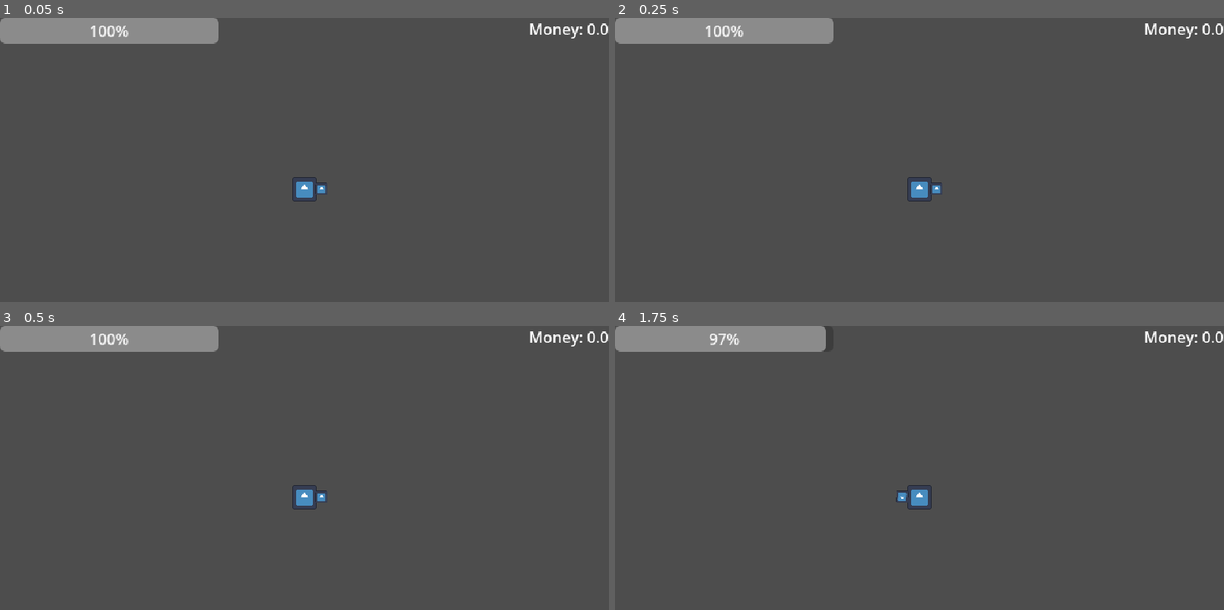
Above: before the commit, frames 1-4 (two rows, left to right).
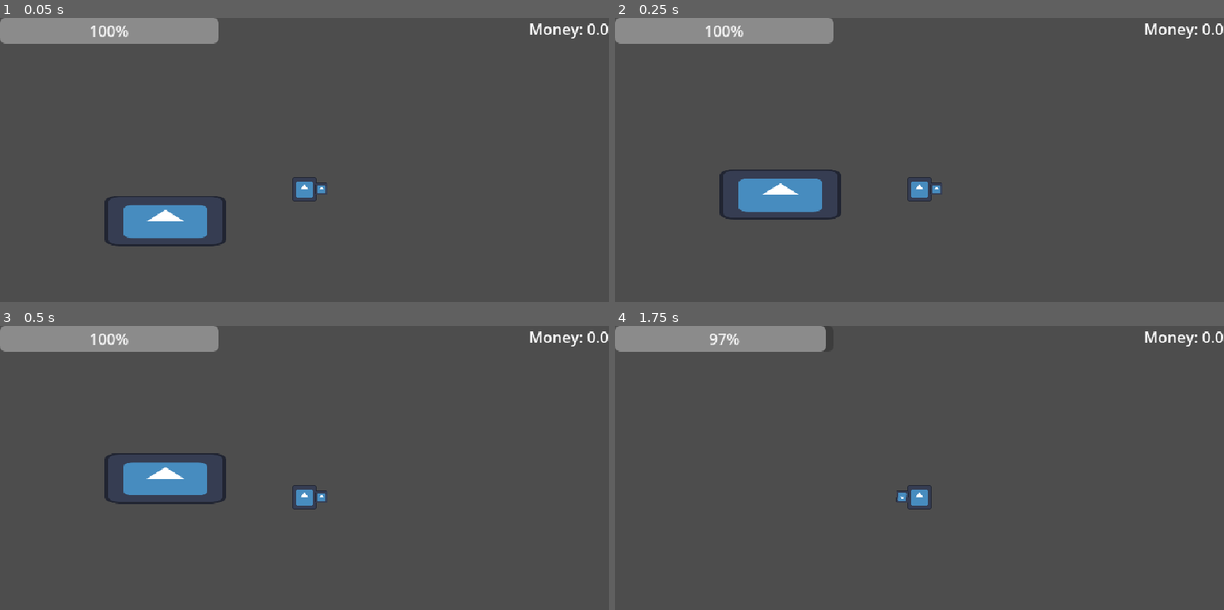
Above: after the commit, the same moments.

Repository: ahcinNejc/gwj-99
Game: Godot game, scene res://Testing/TestLevel.tscn
The game is run twice, just before and just after one commit, with the same random seed, the same clock (stepped at 60 frames per second) and the same inputs. The engine's default icon, where the game draws it, is replaced by a stand-in: a white triangle on a blue panel in a dark square.
Inputs (mouse positions are in pixels of both pictures, inside the frame that each line leads up to):
- Up to frame 1 (0.05 s): no input
- Up to frame 2 (0.25 s): no input
- Up to frame 3 (0.5 s): no input
- Up to frame 4 (1.75 s): move the mouse to (1053, 479) at 0.52 s; press the mouse at (1053, 479) at 0.53 s; hold D (move_right) from 0.53 s (still down); tap Space (jump) at 0.77, 1.07, 1.52, 1.55 s; tap E (interact, bound only after the commit) at 0.8, 1.35 s; move the mouse to (797, 513) at 1.27 s; release the mouse at (797, 513) at 1.28 s

The runs differ from the first frame. In frame 1, 2.1% of the frame differs, in the area x 17-38%, y 62-81%; in frame 2, 2.1%; in frame 3, 2.0%; in frame 4, nothing differs.

Commit message:
Added basic shop UI and functionality

Diff:
--- a/diging-game/Autoloads/EventBus.gd
+++ b/diging-game/Autoloads/EventBus.gd
@@ -10,3 +10,7 @@
 signal ore_inventory_changed(current_inventory)
 
 signal money_changed(current_money)
+
+
+signal shop_opened
+signal shop_closed
--- a/diging-game/Scripts/player.gd
+++ b/diging-game/Scripts/player.gd
@@ -45,9 +45,11 @@
 
 var resources: Array = [BRONZE, SILVER, GOLD]
 
-
+var in_shop: bool = false
 
 func _ready() -> void:
+	EventBus.shop_opened.connect(on_shop_opened)
+	EventBus.shop_closed.connect(on_shop_closed)
 	if drill_timer:
 		drill_timer.wait_time = drill_interval
 
@@ -58,10 +60,11 @@
 		GameState.sell_all_ores()
 
 func _process(delta: float) -> void:
-	if Input.is_action_pressed("Dig"):
-		try_drilling(delta)
-	if Input.is_action_just_released("Dig"):
-		drill_timer.stop()
+	if not in_shop:
+		if Input.is_action_pressed("Dig"):
+			try_drilling(delta)
+		if Input.is_action_just_released("Dig"):
+			drill_timer.stop()
 
 
 
@@ -70,17 +73,25 @@
 	if not is_on_floor():
 		velocity += get_gravity() * delta
 
-	handle_jump(delta)
+	if not in_shop:
+		handle_jump(delta)
 
-	# Get the input direction and handle the movement/deceleration.
-	# As good practice, you should replace UI actions with custom gameplay actions.
-	var direction := Input.get_axis("move_left", "move_right")
-	if direction:
-		velocity.x = direction * SPEED
-	else:
-		velocity.x = move_toward(velocity.x, 0, SPEED)
+		# Get the input direction and handle the movement/deceleration.
+		# As good practice, you should replace UI actions with custom gameplay actions.
+		var direction := Input.get_axis("move_left", "move_right")
+		if direction:
+			velocity.x = direction * SPEED
+		else:
+			velocity.x = move_toward(velocity.x, 0, SPEED)
 
 	move_and_slide()
+
+
+func on_shop_opened() -> void:
+	in_shop = true
+
+func on_shop_closed() -> void:
+	in_shop = false
 
 
 func take_damage(amount: float) -> void:
--- a/diging-game/Testing/TestLevel.tscn
+++ b/diging-game/Testing/TestLevel.tscn
@@ -4,12 +4,16 @@
 [ext_resource type="Script" uid="uid://tvhquhkwjrsp" path="res://scripts/UI/energy_bar.gd" id="2_upd6l"]
 [ext_resource type="Script" uid="uid://dy13pe5ursemt" path="res://scripts/UI/ores_container.gd" id="3_rth07"]
 [ext_resource type="PackedScene" uid="uid://bip5srg2q6vbp" path="res://scenes/UI/OreInventoryIcon.tscn" id="4_rth07"]
+[ext_resource type="PackedScene" uid="uid://d0pq1hswftwuv" path="res://scenes/shop.tscn" id="5_gmwrx"]
 [ext_resource type="Script" uid="uid://c0thfc58ykevm" path="res://testing/money_label.gd" id="5_mvknn"]
 
 [sub_resource type="RectangleShape2D" id="RectangleShape2D_5r1x3"]
 size = Vector2(948, 282)
 
 [node name="TestLevel" type="Node2D" unique_id=1243193336]
+
+[node name="Shop" parent="." unique_id=1212234807 instance=ExtResource("5_gmwrx")]
+position = Vector2(-31, 199)
 
 [node name="Player" parent="." unique_id=1680850489 instance=ExtResource("1_wre0b")]
 position = Vector2(115, 165)
--- a/diging-game/project.godot
+++ b/diging-game/project.godot
@@ -73,6 +73,11 @@
 "events": [Object(InputEventKey,"resource_local_to_scene":false,"resource_name":"","device":-1,"window_id":0,"alt_press …(192 unchanged characters)…
 ]
 }
+interact={
+"deadzone": 0.2,
+"events": [Object(InputEventKey,"resource_local_to_scene":false,"resource_name":"","device":-1,"window_id":0,"alt_pressed":false,"shift_pressed":false,"ctrl_pressed":false,"meta_pressed":false,"pressed":false,"keycode":0,"physical_keycode":69,"key_label":0,"unicode":101,"location":0,"echo":false,"script":null)
+]
+}
 
 [physics]
 
--- /dev/null
+++ b/diging-game/scenes/UI/ShopUI.tscn
@@ -0,0 +1,34 @@
+[gd_scene format=3 uid="uid://fn4x7swkwy0y"]
+
+[ext_resource type="Script" uid="uid://blnku1lip687a" path="res://scripts/UI/shop_ui.gd" id="1_i6mk6"]
+
+[node name="ShopUi" type="MarginContainer" unique_id=1823425170 node_paths=PackedStringArray("sell_all_button")]
+anchors_preset = 15
+anchor_right = 1.0
+anchor_bottom = 1.0
+grow_horizontal = 2
+grow_vertical = 2
+theme_override_constants/margin_left = 40
+theme_override_constants/margin_top = 40
+theme_override_constants/margin_right = 40
+theme_override_constants/margin_bottom = 80
+script = ExtResource("1_i6mk6")
+sell_all_button = NodePath("PanelContainer/VBoxContainer/SellAllButton")
+
+[node name="PanelContainer" type="PanelContainer" parent="." unique_id=1666035311]
+layout_mode = 2
+
+[node name="VBoxContainer" type="VBoxContainer" parent="PanelContainer" unique_id=2025357589]
+layout_mode = 2
+
+[node name="Label" type="Label" parent="PanelContainer/VBoxContainer" unique_id=1698046825]
+layout_mode = 2
+text = "Shop"
+horizontal_alignment = 1
+
+[node name="SellAllButton" type="Button" parent="PanelContainer/VBoxContainer" unique_id=1032678134]
+layout_mode = 2
+text = "Sell all
+"
+
+[connection signal="pressed" from="PanelContainer/VBoxContainer/SellAllButton" to="." method="_on_sell_all_button_pressed"]
--- /dev/null
+++ b/diging-game/scenes/shop.tscn
@@ -0,0 +1,39 @@
+[gd_scene format=3 uid="uid://d0pq1hswftwuv"]
+
+[ext_resource type="Script" uid="uid://hwp1uepkrq6o" path="res://scripts/shop.gd" id="1_xfvoa"]
+[ext_resource type="Texture2D" uid="uid://j47uyrg407p3" path="res://icon.svg" id="2_1l46r"]
+[ext_resource type="PackedScene" uid="uid://fn4x7swkwy0y" path="res://scenes/UI/ShopUI.tscn" id="3_1l46r"]
+
+[sub_resource type="RectangleShape2D" id="RectangleShape2D_ndpnn"]
+size = Vector2(130, 52)
+
+[node name="Shop" type="Node2D" unique_id=1212234807 node_paths=PackedStringArray("interact_icon")]
+script = ExtResource("1_xfvoa")
+interact_icon = NodePath("InteractIcon")
+
+[node name="ShopSprite" type="Sprite2D" parent="." unique_id=2085588189]
+scale = Vector2(1, 0.4140625)
+texture = ExtResource("2_1l46r")
+
+[node name="InteractRange" type="Area2D" parent="." unique_id=1837784958]
+collision_layer = 0
+collision_mask = 2
+
+[node name="CollisionShape2D" type="CollisionShape2D" parent="InteractRange" unique_id=263149841]
+shape = SubResource("RectangleShape2D_ndpnn")
+debug_color = Color(0.15412253, 0.6249692, 0.46329653, 0.41960785)
+
+[node name="InteractIcon" type="Sprite2D" parent="." unique_id=963455384]
+visible = false
+position = Vector2(0, -41)
+scale = Vector2(0.15625, 0.1953125)
+texture = ExtResource("2_1l46r")
+
+[node name="CanvasLayer" type="CanvasLayer" parent="." unique_id=175640711]
+layer = 2
+
+[node name="ShopUi" parent="CanvasLayer" unique_id=1823425170 instance=ExtResource("3_1l46r")]
+visible = false
+
+[connection signal="body_entered" from="InteractRange" to="." method="_on_interact_range_body_entered"]
+[connection signal="body_exited" from="InteractRange" to="." method="_on_interact_range_body_exited"]
--- /dev/null
+++ b/diging-game/scripts/UI/shop_ui.gd
@@ -0,0 +1,26 @@
+extends MarginContainer
+class_name ShopUI
+
+@export var sell_all_button: Button
+
+
+func _ready() -> void:
+	EventBus.shop_opened.connect(show)
+	EventBus.shop_closed.connect(hide)
+	EventBus.ore_inventory_changed.connect(_on_inventory_changed)
+	if sell_all_button:
+		if GameState.ore_inventory.size() <= 0:
+			sell_all_button.disabled = true
+
+func _on_inventory_changed(current_inventory) -> void:
+	if sell_all_button:
+		if GameState.ore_inventory.size() <= 0:
+			sell_all_button.disabled = true
+		else:
+			sell_all_button.disabled = false
+
+
+
+func _on_sell_all_button_pressed() -> void:
+	print("Pressed sell all")
+	GameState.sell_all_ores()
--- /dev/null
+++ b/diging-game/scripts/shop.gd
@@ -0,0 +1,26 @@
+extends Node2D
+class_name Shop
+
+
+@export var interact_icon: Sprite2D
+
+func _process(_delta: float) -> void:
+	if interact_icon:
+		if interact_icon.visible:
+			if Input.is_action_just_pressed("interact"):
+				print("Interact with shop")
+				EventBus.shop_opened.emit()
+				interact_icon.hide()
+		else:
+			if Input.is_action_just_pressed("interact") or Input.is_action_just_pressed("ui_cancel"):
+				print("Close shop")
+				EventBus.shop_closed.emit()
+
+func _on_interact_range_body_entered(body: Node2D) -> void:
+	if body is Player:
+		interact_icon.show()
+
+
+func _on_interact_range_body_exited(body: Node2D) -> void:
+	if body is Player:
+		interact_icon.hide()
Not shown, added: diging-game/scripts/UI/shop_ui.gd.uid
Not shown, added: diging-game/scripts/shop.gd.uid
